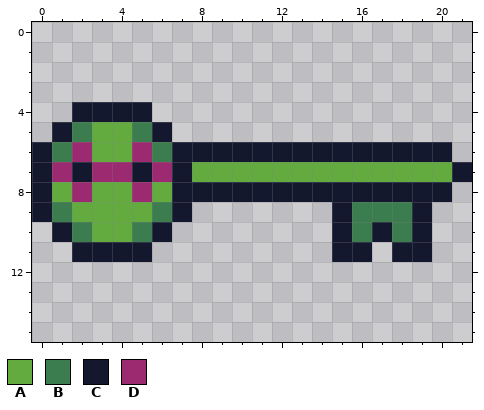
File history of a pixel-art file, Aseprite Documents/keys.aseprite. Above, as it was before the edit.
22x16 pixels, 1 frame.
Visible layers, top first: "Green", "Red", "Blue".
Palette (. is transparent): A #63ab3f  B #3b7d4f  C #14182e  D #9c2a70
Pixels before, first column x 0:
 4 ..CCCC................
 5 .CBAABC...............
 6 CBDAADBCCCCCCCCCCCCCC.
 7 CDCDDCDCAAAAAAAAAAAAAC
 8 CADAADACCCCCCCCCCCCCC.
 9 CBAAAABC.......CBBBC..
10 .CBAABC........CBCBC..
11 ..CCCC.........CC.CC..
The result:
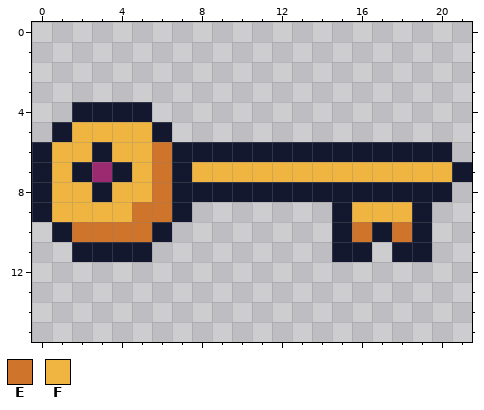
Colours new in this view: E #cf752b  F #f0b541
Diff:
layer "Normal key" added
Layer "Normal key":
Colour A becomes colour C in row 6 at x 3; in row 8 at x 3.
Colour D becomes colour C in row 7 at x 4.
Colour A becomes colour E in row 8 at x 6; in row 9 at x 5; in row 10 at x 3 to 4.
Colour B becomes colour E in row 6 at x 6; in row 9 at x 6; in row 10 at x 2, 5, 16 and 18.
Colour D becomes colour E in row 7 at x 6.
Colour A becomes colour F in row 5 at x 3 to 4; in row 6 at x 4; in row 7 at x 8 to 20; in row 8 at x 1 and 4; in row 9 at x 2 to 4.
Colour B becomes colour F in row 5 at x 2 and 5; in row 6 at x 1; in row 9 at x 1 and 16 to 18.
Colour C becomes colour F in row 7 at x 5.
Colour D becomes colour F in row 6 at x 2 and 5; in row 7 at x 1; in row 8 at x 2 and 5.
Boxes around the changes in both pictures, in picture pixels (x1, y1, x2, y2):
changed: (52, 122, 452, 242)
